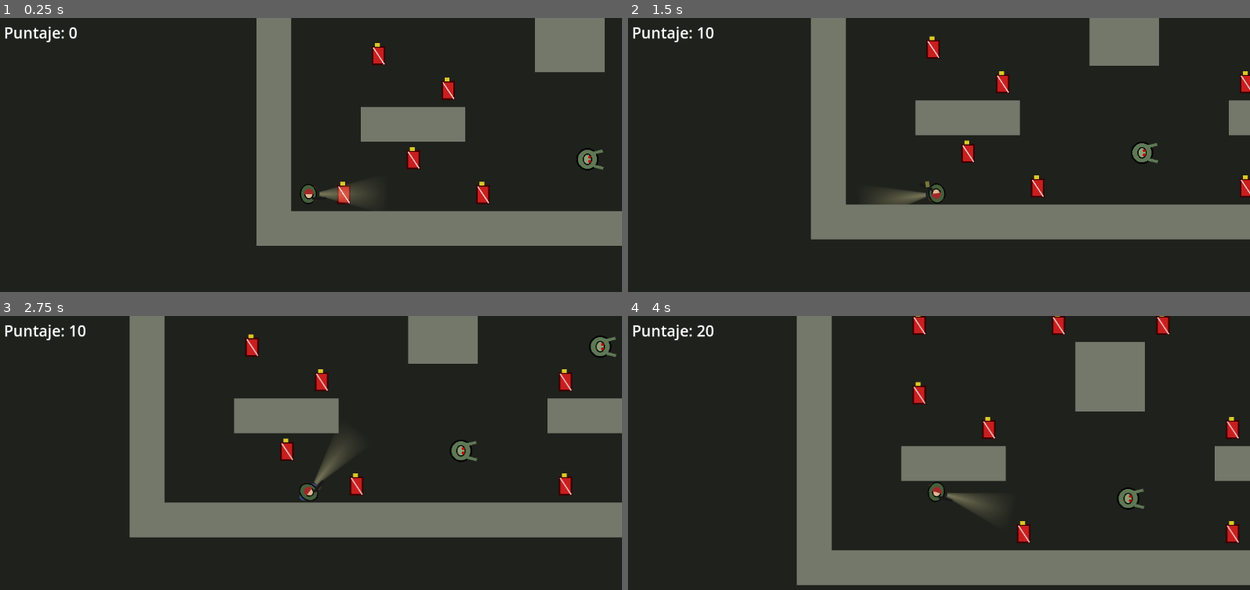
Above: before the commit, frames 1-4 (two rows, left to right).
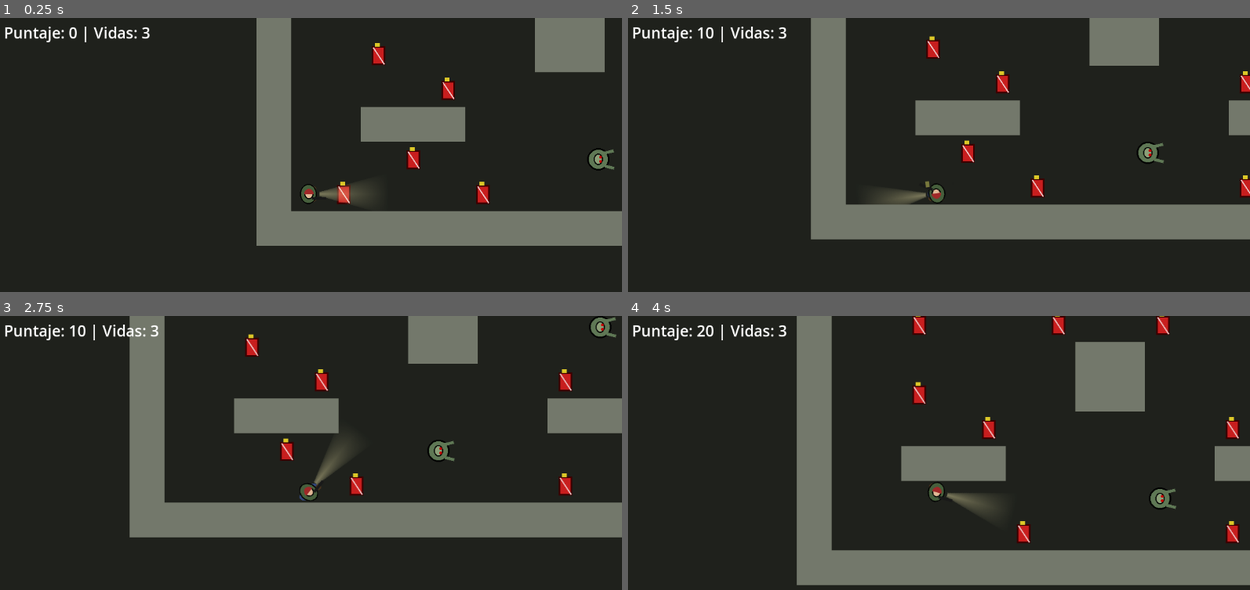
Above: after the commit, the same moments.

Repository: SofiaRubiano10/l-4d-lite
Game: Godot game, scene res://mundo.tscn
Same seed, same stepped clock (60 frames per second), same inputs: the game is played once before the commit and once after it.
Inputs (mouse positions are in pixels of both pictures, inside the frame that each line leads up to):
- Up to frame 1 (0.25 s): no input
- Up to frame 2 (1.5 s): move the mouse to (1075, 176) at 0.52 s; hold D (move_right) 0.53-1.28 s; click (1075, 176) at 0.6 s; move the mouse to (808, 212) at 1.27 s; hold S (move_down) from 1.28 s (still down); tap R (recargar) at 1.35 s
- Up to frame 3 (2.75 s): move the mouse to (373, 414) at 2.02 s; release S (move_down) at 2.03 s; hold D (move_right) from 2.03 s (still down); click (373, 414) at 2.1 s
- Up to frame 4 (4 s): move the mouse to (907, 562) at 2.77 s; release D (move_right) at 2.78 s; hold W (move_up) 2.78-3.53 s; tap R (recargar) at 2.85 s; move the mouse to (1125, 543) at 3.52 s; hold A (move_left) from 3.53 s (still down); click (1125, 543) at 3.6 s

The runs differ from the first frame. In frame 1, 0.5% of the frame differs, in the area x 13-99%, y 3-56%; in frame 2, 0.5%; in frame 3, 1.1%, in the area x 15-100%, y 0-54%; in frame 4, 0.6%.

Commit message:
Nivel 3
Taller 4

Diff:
--- /dev/null
+++ b/infectado.gd
@@ -0,0 +1,39 @@
+extends Area2D
+
+signal toco_al_jugador(infectado)
+
+enum Eje { HORIZONTAL, VERTICAL }
+
+@export var speed: float = 80.0
+@export var distancia: float = 64.0
+@export var eje: Eje = Eje.HORIZONTAL
+
+var inicio: Vector2 = Vector2.ZERO
+var direccion: int = 1
+
+
+func _ready():
+	inicio = position
+	body_entered.connect(_on_body_entered)
+
+
+func _physics_process(delta):
+	if speed <= 0.0:
+		return
+	if eje == Eje.HORIZONTAL:
+		position.x += speed * direccion * delta
+		if abs(position.x - inicio.x) >= distancia:
+			direccion *= -1
+	else:
+		position.y += speed * direccion * delta
+		if abs(position.y - inicio.y) >= distancia:
+			direccion *= -1
+
+
+func _on_body_entered(body):
+	if body.is_in_group("jugador"):
+		toco_al_jugador.emit(self)
+
+
+func volver_a_casa():
+	position = inicio
--- a/infectado.tscn
+++ b/infectado.tscn
@@ -1,11 +1,13 @@
-[gd_scene format=3]
+[gd_scene load_steps=4 format=3]
 
+[ext_resource type="Script" path="res://infectado.gd" id="1_script"]
 [ext_resource type="Texture2D" path="res://assets/infectado.png" id="1"]
 
 [sub_resource type="CircleShape2D" id="Forma"]
 radius = 20
 
 [node name="Infectado" type="Area2D" groups=["enemigos"]]
+script = ExtResource("1_script")
 
 [node name="Sprite2D" type="Sprite2D" parent="."]
 texture = ExtResource("1")
--- a/mundo.gd
+++ b/mundo.gd
@@ -22,34 +22,91 @@
 var infectado_escena = preload("res://infectado.tscn")
 
 var puntaje = 0
+var vidas = 3
 var modo_poder = false
+var juego_terminado = false
+
+@onready var jugador = $Superviviente
+@onready var timer_poder = $TimerPoder
 
 
 func _ready():
 	construir()
-	# Conectamos las señales de los bidones DESPUÉS de llamar a construir()
+
+	# Nivel 2: Conectar cada bidón y adrenalina del grupo "bidones"
 	for item in get_tree().get_nodes_in_group("bidones"):
 		item.recogido.connect(_on_recogido)
 
+	# Nivel 3: Conectar cada infectado del grupo "enemigos"
+	for enemigo in get_tree().get_nodes_in_group("enemigos"):
+		enemigo.toco_al_jugador.connect(_on_enemigo_toco)
+
+	# Nivel 3: Conectar la señal timeout del TimerPoder
+	timer_poder.timeout.connect(_on_timer_poder_timeout)
+
+	actualizar_hud()
+
 
 func _on_recogido(valor, da_poder):
+	if juego_terminado:
+		return
+
 	puntaje += valor
-	$HUD/Puntaje.text = "Puntaje: %d" % puntaje
+	actualizar_hud()
 
 	if da_poder:
 		activar_poder()
 
 	# Comprobación de victoria (al recoger el último, el grupo queda en 0)
 	if get_tree().get_nodes_in_group("bidones").size() == 0:
+		juego_terminado = true
 		$HUD/Mensaje.text = "¡Rescate en camino!"
 
 
 func activar_poder():
 	modo_poder = true
 	print("poder: si")
-	await get_tree().create_timer(6.0).timeout
+	# Nivel 3: Reinicia la alarma de 6 segundos desde cero aunque ya estuviera corriendo
+	timer_poder.start()
+
+	# Extra 1: Cambiar el color de los infectados mientras dura el poder
+	for enemigo in get_tree().get_nodes_in_group("enemigos"):
+		enemigo.modulate = Color(0.3, 0.6, 1.0, 1.0)
+
+
+func _on_timer_poder_timeout():
 	modo_poder = false
 	print("poder: no")
+
+	# Extra 1: Devolver a los infectados a su color original al terminar el poder
+	for enemigo in get_tree().get_nodes_in_group("enemigos"):
+		enemigo.modulate = Color(1.0, 1.0, 1.0, 1.0)
+
+
+func _on_enemigo_toco(enemigo):
+	# 1. Si el superviviente está muriendo, o si el juego ya terminó, no hacer nada.
+	if jugador.muriendo or juego_terminado:
+		return
+
+	# 2. Con poder: el infectado vuelve a casa y suman 200.
+	if modo_poder:
+		enemigo.volver_a_casa()
+		puntaje += 200
+		actualizar_hud()
+	else:
+		# 3. Sin poder: una vida menos.
+		vidas -= 1
+		actualizar_hud()
+		if vidas <= 0:
+			juego_terminado = true
+			$HUD/Mensaje.text = "Perdiste"
+			jugador.set_physics_process(false)
+		else:
+			jugador.morir()
+
+
+func actualizar_hud():
+	$HUD/Puntaje.text = "Puntaje: %d | Vidas: %d" % [puntaje, vidas]
 
 
 func construir():
@@ -67,4 +124,7 @@
 			if escena:
 				var nodo = escena.instantiate()
 				nodo.position = Vector2(col + 0.5, fila + 0.5) * CELDA
+				# Extra 2: El infectado de la fila 6 se mueve en vaivén vertical usando el @export eje
+				if MAPA[fila][col] == "E" and fila == 6:
+					nodo.eje = nodo.Eje.VERTICAL
 				$Mapa.add_child(nodo)
--- a/mundo.tscn
+++ b/mundo.tscn
@@ -27,3 +27,7 @@
 offset_right = 900.0
 offset_bottom = 100.0
 theme_override_font_sizes/font_size = 36
+
+[node name="TimerPoder" type="Timer" parent="."]
+wait_time = 6.0
+one_shot = true
